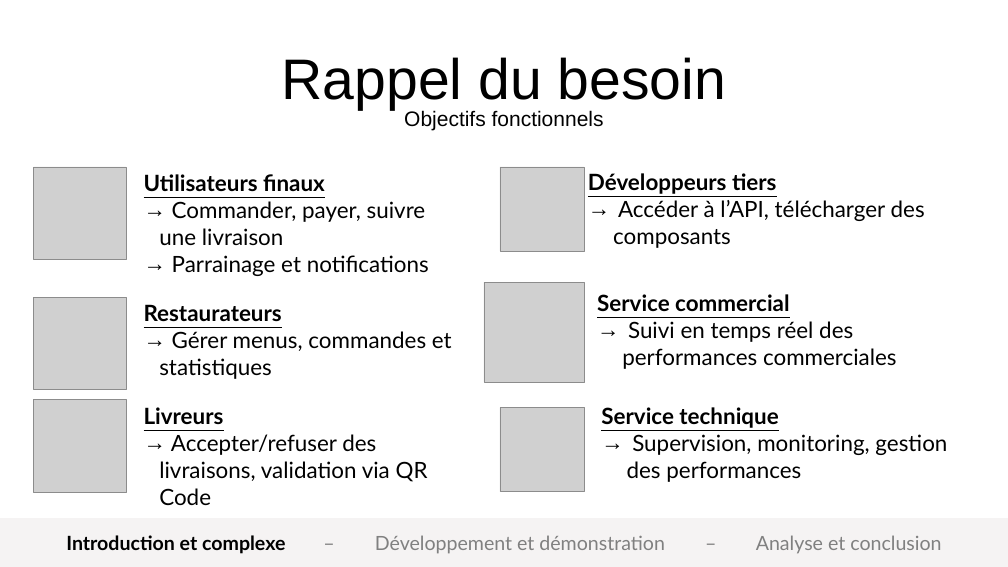
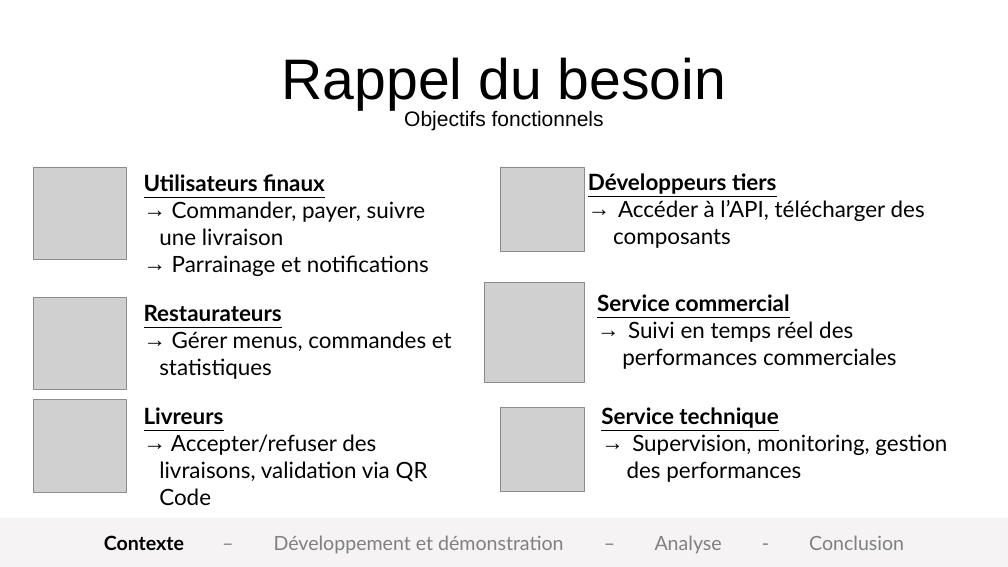
Before and after one commit to omar-sdt/CES-eat, a slide deck: slide 6 of docs/Présentation CES'eat.pptx (slide 5 before the commit). Drawn at 1008x567 pixels with LibreOffice and Linux fonts; fonts in the diff are those of the drawing; grey boxes stand for pictures; background and template pictures are left out. Boxes give left, top, right and bottom in pixels: in the first picture for what was removed or moved away, otherwise in the second. Text is boxed around its words. In the diff, an @@ line names an element or a change of style, - is before the commit and + after.

```diff
--- a/docs/Présentation CES'eat.pptx
+++ b/docs/Présentation CES'eat.pptx
@@ text at (104, 535, 904, 554): text changed @@
-Introduction et complexe – Développement et démonstration – Analyse et conclusion
+Contexte – Développement et démonstration – Analyse - Conclusion
```
Also in this commit, not shown: 3 other slides changed, 3 slides added, 1 slide removed.
